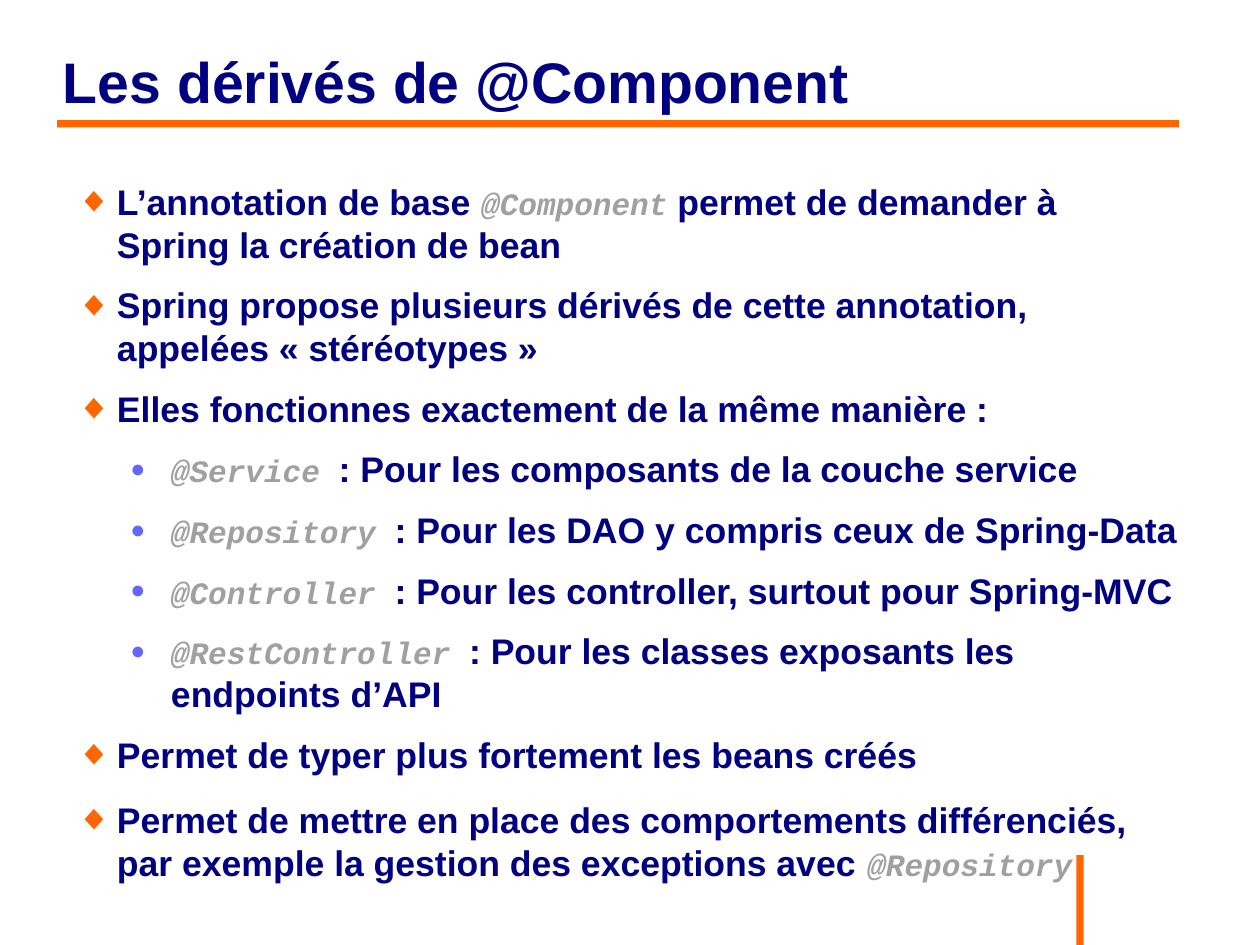
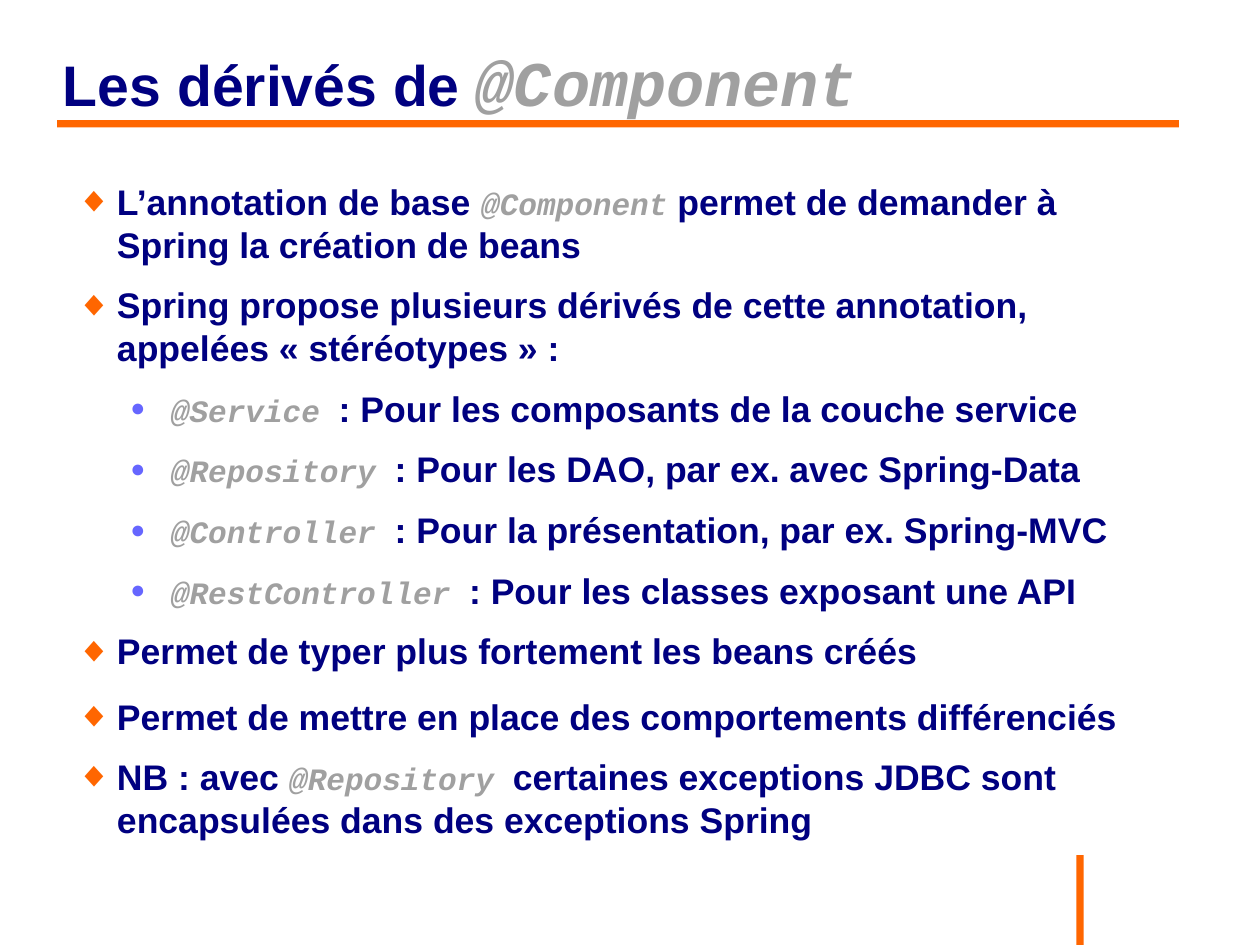
Before and after one commit to philphils/formation-spring, a slide deck: slide 61 of Documentation/diapo_formation_spring.odp. Drawn at 1260x945 pixels with LibreOffice and Linux fonts; fonts in the diff are those of the drawing; background and template pictures are left out. Boxes give left, top, right and bottom in pixels: in the first picture for what was removed or moved away, otherwise in the second. Text is boxed around its words. In the diff, an @@ line names an element or a change of style, - is before the commit and + after.

```diff
--- a/Documentation/diapo_formation_spring.odp
+++ b/Documentation/diapo_formation_spring.odp
@@ title "Les dérivés de @Component" at box(63, 60, 857, 123): size 36 to 40 pt, font Arial to Courier New, text colour #000080 to #A0A0A0, italic on in "@Component"; more space between paragraphs @@
@@ text at box(117, 189, 1057, 368): text changed @@
-◆ L’annotation de base @Component permet de demander à Spring la création de bean
-◆ Spring propose plusieurs dérivés de cette annotation, appelées « stéréotypes »
-◆ Elles fonctionnes exactement de la même manière :
+◆ L’annotation de base @Component permet de demander à Spring la création de beans
+◆ Spring propose plusieurs dérivés de cette annotation, appelées « stéréotypes » :
@@ text at box(171, 456, 1107, 611): text changed @@
-  ● @Repository : Pour les DAO y compris ceux de Spring-Data
-  ● @Controller : Pour les controller, surtout pour Spring-MVC
-  ● @RestController : Pour les classes exposants les endpoints d’API
+  ● @Repository : Pour les DAO, par ex. avec Spring-Data
+  ● @Controller : Pour la présentation, par ex. Spring-MVC
+  ● @RestController : Pour les classes exposant une API
@@ text at box(117, 704, 1116, 840): text changed @@
-◆ Permet de mettre en place des comportements différenciés, par exemple la gestion des exceptions avec @Repository
+◆ Permet de mettre en place des comportements différenciés
+◆ NB : avec @Repository certaines exceptions JDBC sont encapsulées dans des exceptions Spring
```
Also in this commit, not shown: 65 other slides changed, 3 slides added.
